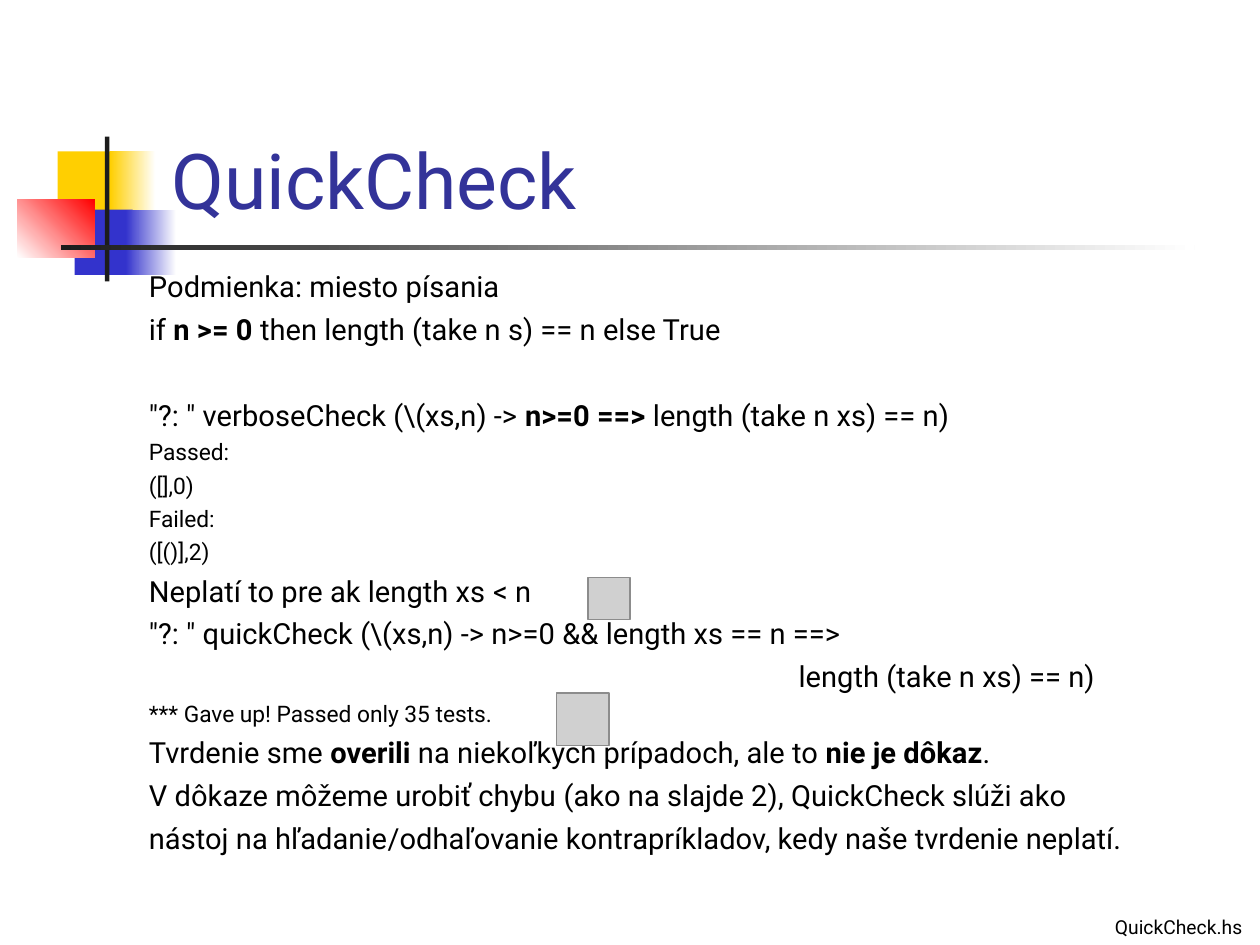
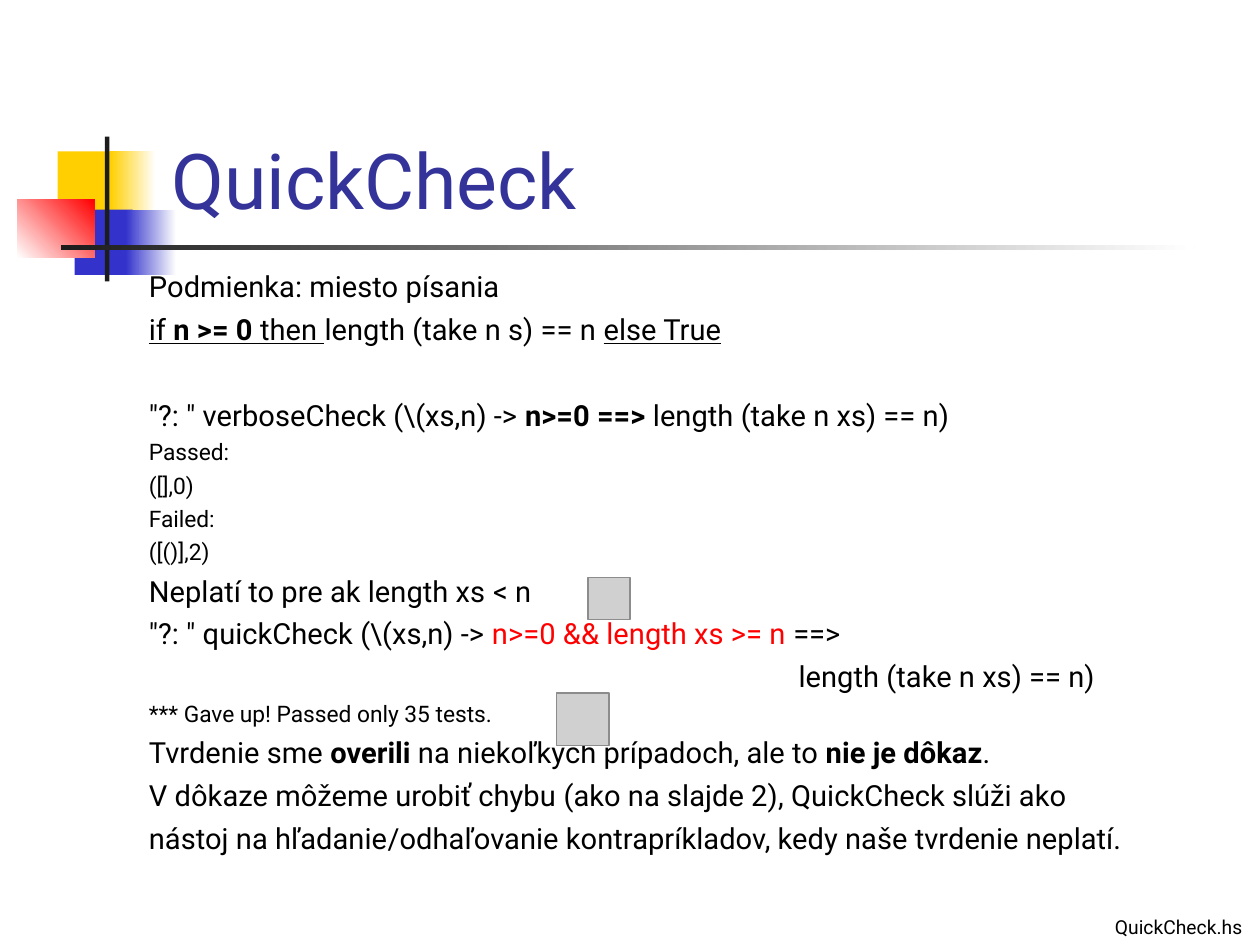
Before and after one commit to Funkcionalne/Prednasky, a slide deck: slide 5 of 02/02_fpro.ppt. Drawn at 1260x945 pixels with LibreOffice and Linux fonts; fonts in the diff are those of the drawing; grey boxes stand for pictures. Boxes give left, top, right and bottom in pixels: in the first picture for what was removed or moved away, otherwise in the second. Text is boxed around its words. In the diff, an @@ line names an element or a change of style, - is before the commit and + after.

```diff
--- a/02/02_fpro.ppt
+++ b/02/02_fpro.ppt
@@ text at bbox=[149, 317, 721, 347]: underline on in "if n >= 0 then else True" @@
@@ text at bbox=[203, 618, 785, 651]: text changed @@
-"?: " quickCheck (\(xs,n) -> n>=0 && length xs == n ==>
+"?: " quickCheck (\(xs,n) -> n>=0 && length xs >= n ==>
```
Also in this commit, not shown: 12 other slides changed, 2 other files.
